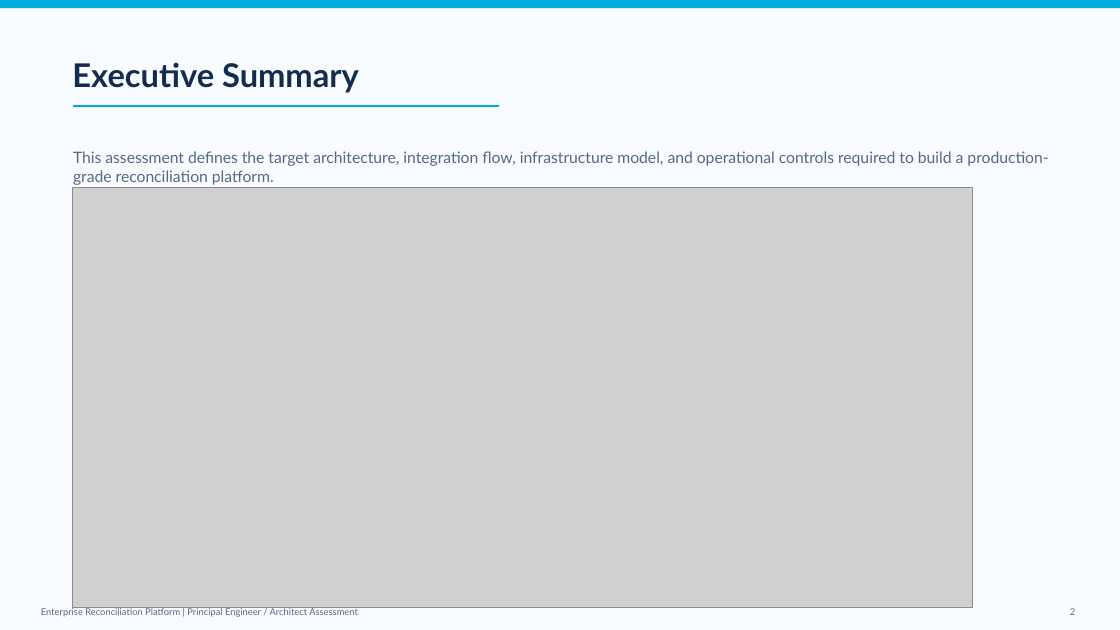
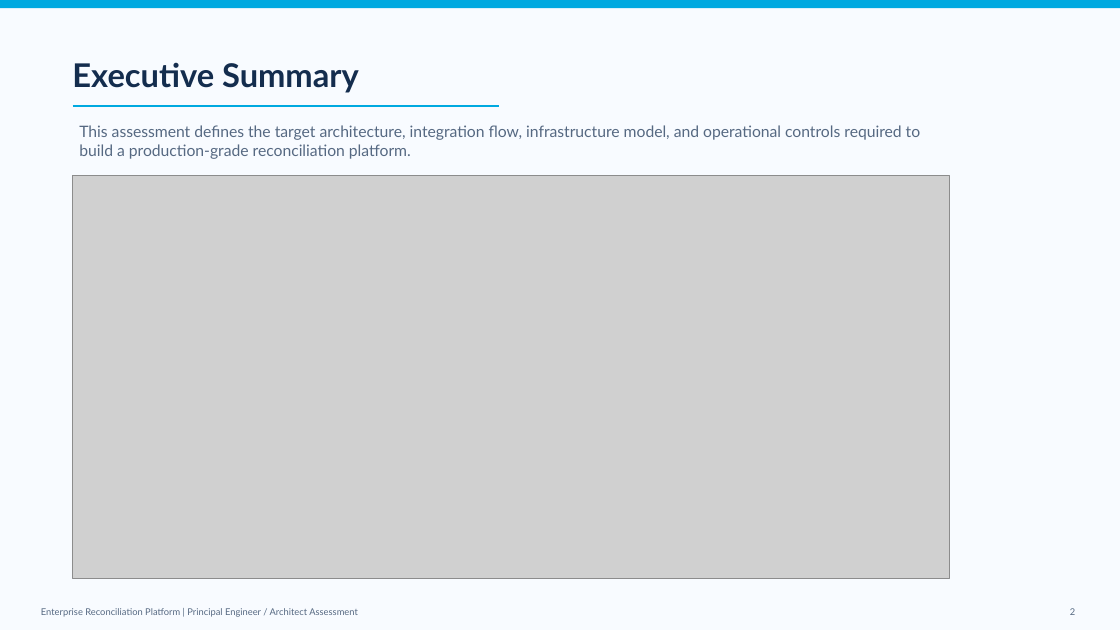
Before and after one commit to ravikumarkotapati/recon-platform, a slide deck: slide 2 of Reconciliation_Platform_Technical_Architecture_Overview.pptx. Drawn at 1120x630 pixels with LibreOffice and Linux fonts; fonts in the diff are those of the drawing; grey boxes stand for pictures. Boxes give left, top, right and bottom in pixels: in the first picture for what was removed or moved away, otherwise in the second. Text is boxed around its words. In the diff, an @@ line names an element or a change of style, - is before the commit and + after.

```diff
--- a/Reconciliation_Platform_Technical_Architecture_Overview.pptx
+++ b/Reconciliation_Platform_Technical_Architecture_Overview.pptx
@@ text "This assessment defines the target ..." rewrapped from [73,151,1048,185] to [79,125,920,159] @@
@@ picture: place and size @@
-picture at [72,187,973,607]
+picture at [72,176,949,578]
```
Also in this commit, not shown: 4 other slides changed, 4 slides added, 6 other files.
